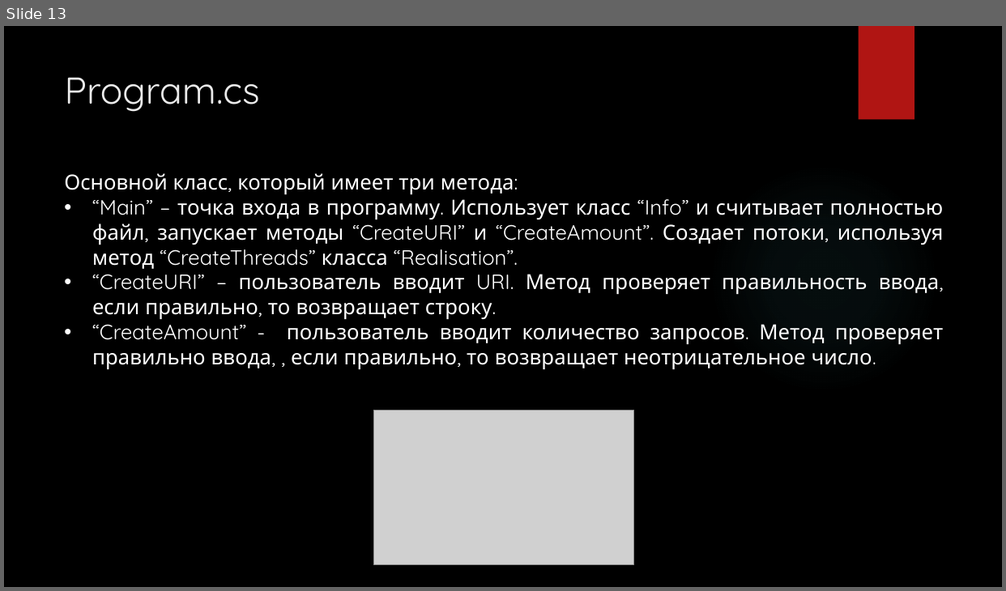
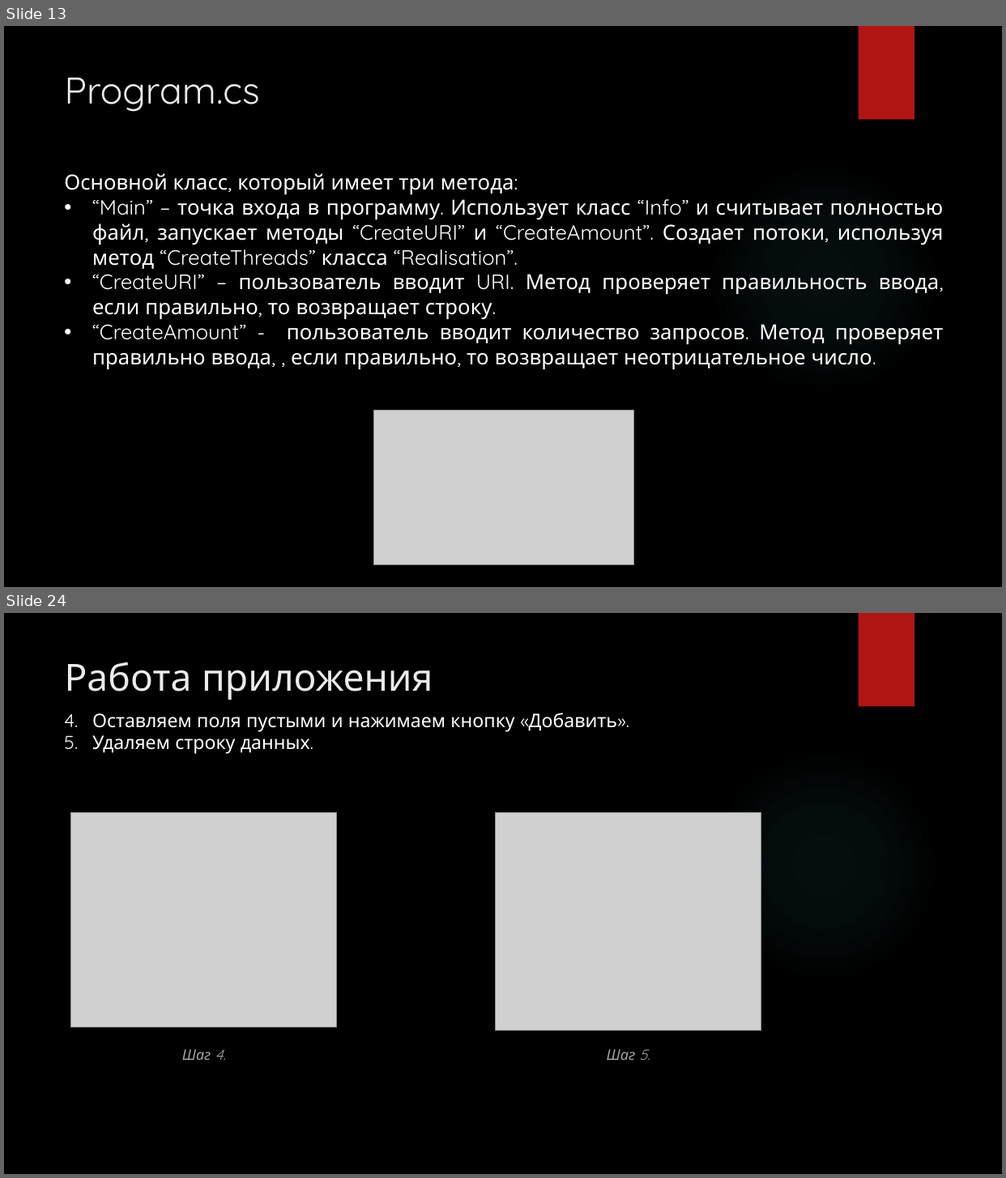
Before and after one commit to T0person/Practic, a slide deck: Практика.pptx. Shown one above the other, each under a label of ours: slide 13 before the commit, slides 13 and 24 after it; the slides between them are not shown. The pictures are 1006x591 and 1006x1178 pixels, drawn with LibreOffice and Linux fonts; fonts in the diff are those of the drawing; grey boxes stand for pictures; background and template pictures are left out. Boxes give left, top, right and bottom in pixels: in the first picture for what was removed or moved away, otherwise in the second. Text is boxed around its words. In the diff, an @@ line names an element or a change of style, - is before the commit and + after.

```diff
--- a/Практика.pptx
+++ b/Практика.pptx
@@ slide 24 added at [4, 613, 1002, 1174], background picture (left out); not listed: 2 template elements that a slide beside it also shows @@
@@ title added at [65, 662, 432, 700], 36 pt, text #EBEBEB @@
+Работа приложения
@@ text added at [92, 713, 617, 754], 18 pt, text #FFFFFF @@
+4. Оставляем поля пустыми и нажимаем кнопку «Добавить».
+5. Удаляем строку данных.
@@ picture added at [70, 813, 337, 1027] @@
@@ picture added at [495, 813, 761, 1031] @@
@@ text added at [182, 1050, 225, 1060], 14 pt, text #A6A6A6, italic @@
+Шаг 4.
@@ text added at [607, 1050, 650, 1060], 14 pt, text #A6A6A6, italic @@
+Шаг 5.
```
Also in this commit, not shown: 1 slide changed, 11 other slides added, 1 slide removed.
